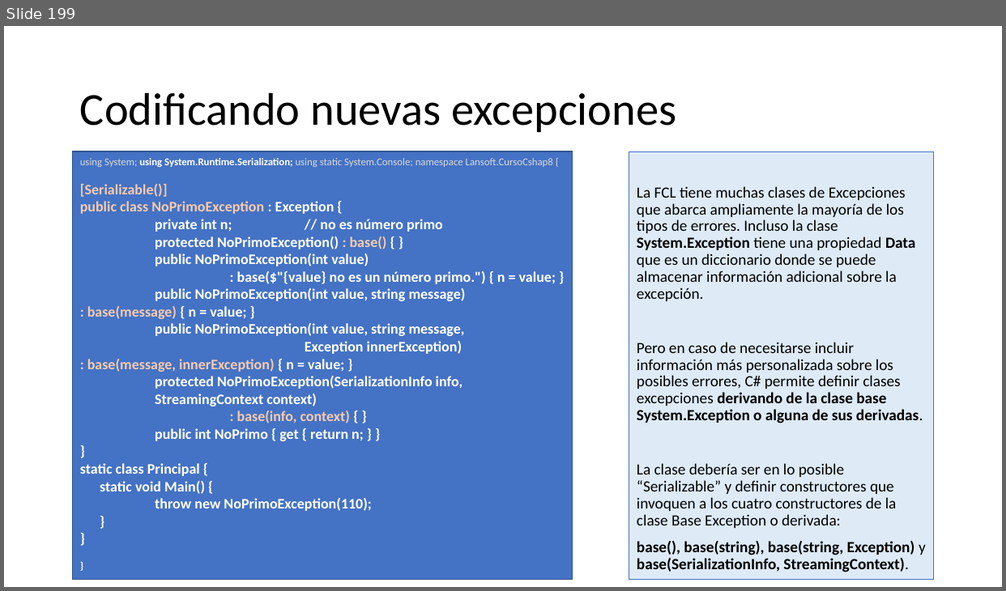
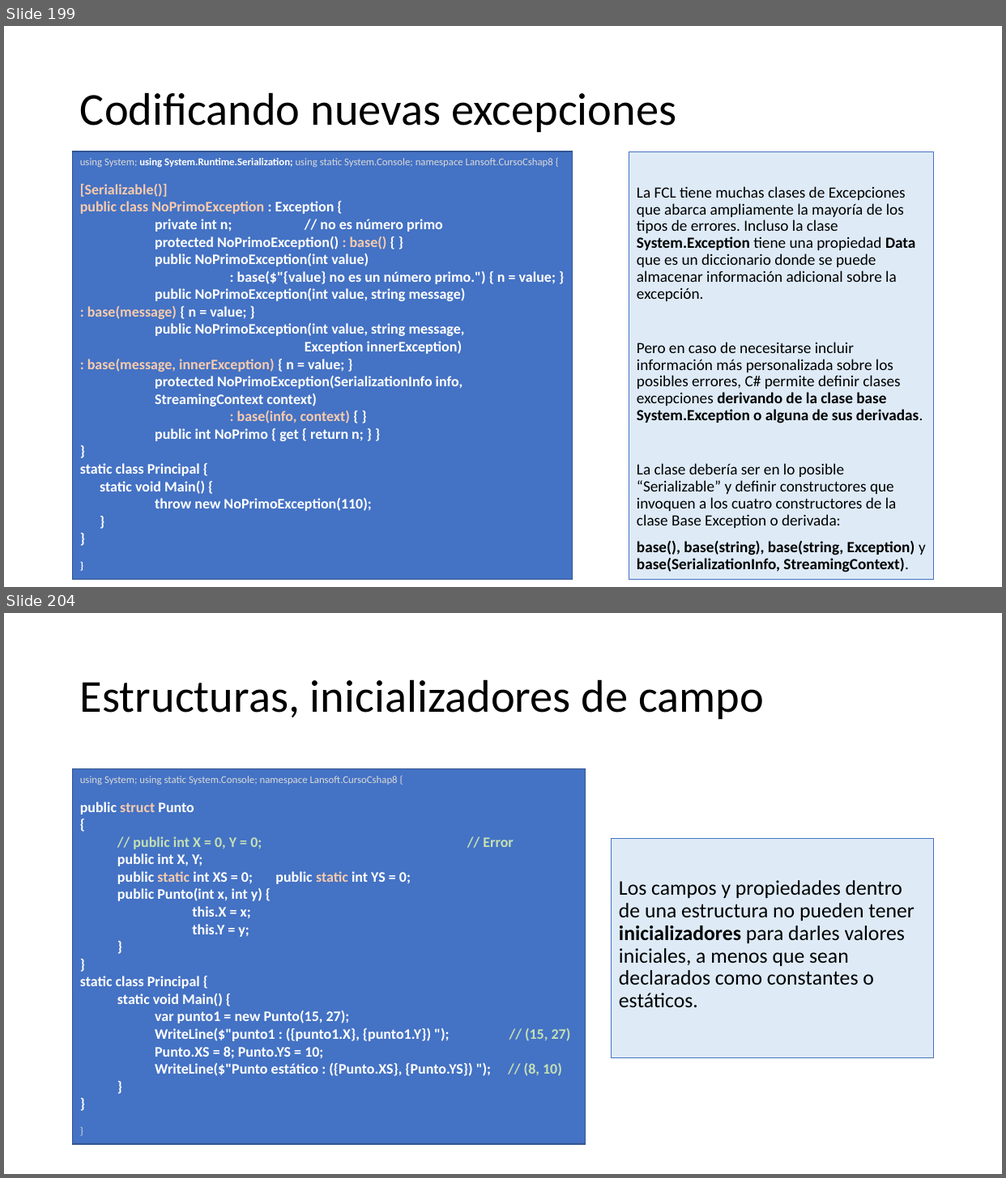
Before and after one commit to AlbertOsinaga/CursoCSharp__8, a slide deck: CSharpQuickReferencia.pptx. Shown one above the other, each under a label of ours: slide 199 before the commit, slides 199 and 204 after it; the slides between them are not shown. The pictures are 1006x591 and 1006x1178 pixels, drawn with LibreOffice and Linux fonts; fonts in the diff are those of the drawing. Boxes give left, top, right and bottom in pixels: in the first picture for what was removed or moved away, otherwise in the second. Text is boxed around its words. In the diff, an @@ line names an element or a change of style, - is before the commit and + after.

```diff
--- a/CSharpQuickReferencia.pptx
+++ b/CSharpQuickReferencia.pptx
@@ slide 204 added at <box>4,613,1002,1174</box>, background #FFFFFF @@
@@ title added at <box>80,679,764,719</box>, 44 pt, text #000000 @@
+Estructuras, inicializadores de campo
@@ rectangle added at <box>73,769,586,1145</box>, fill #4472C4, outline #325491 1 pt, 14 pt, text #FFFFFF, bold @@
+using System; using static System.Console; namespace Lansoft.CursoCshap8 {
+public struct Punto
+{
+  // public int X = 0, Y = 0; // Error
+  public int X, Y;
+  public static int XS = 0; public static int YS = 0;
+  public Punto(int x, int y) {
+  this.X = x;
+  this.Y = y;
+  }
+}
+static class Principal {
+  static void Main() {
+    var punto1 = new Punto(15, 27);
+    WriteLine($"punto1 : ({punto1.X}, {punto1.Y}) "); // (15, 27)
+    Punto.XS = 8; Punto.YS = 10;
+    WriteLine($"Punto estático : ({Punto.XS}, {Punto.YS}) "); // (8, 10)
+  }
+}
+}
@@ text added at <box>612,838,933,1058</box>, fill #DEEBF7, outline #4472C4 0.75 pt, 20 pt, text #000000 @@
+Los campos y propiedades dentro de una estructura no pueden tener inicializadores para darles valores iniciales, a menos que sean declarados como constantes o estáticos.
```
Also in this commit, not shown: 1 slide changed, 9 other slides added, 1 other file.
